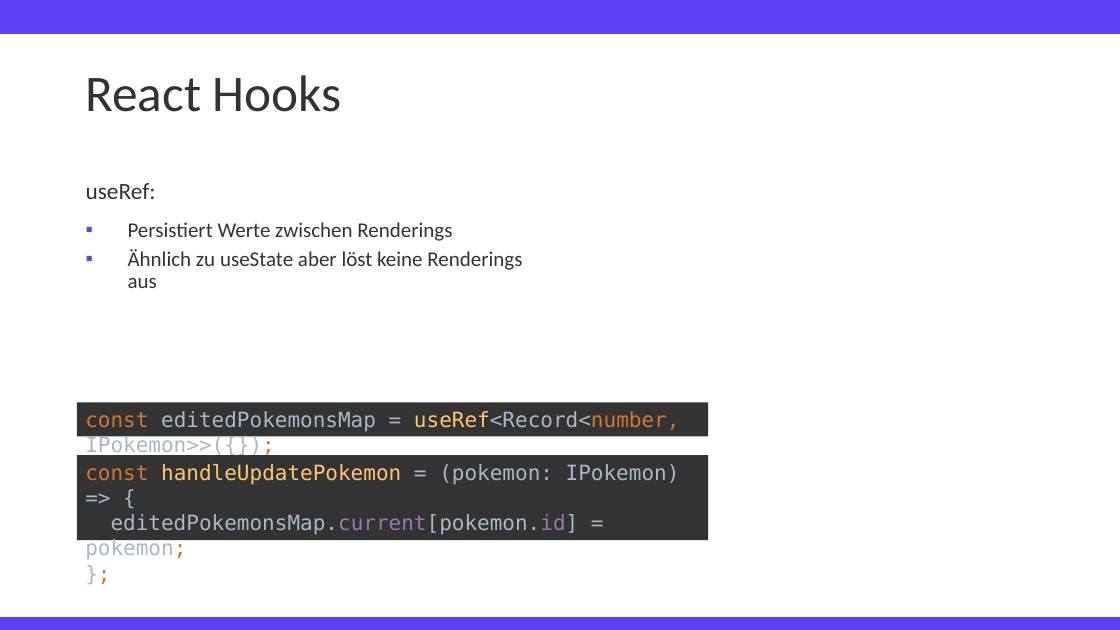
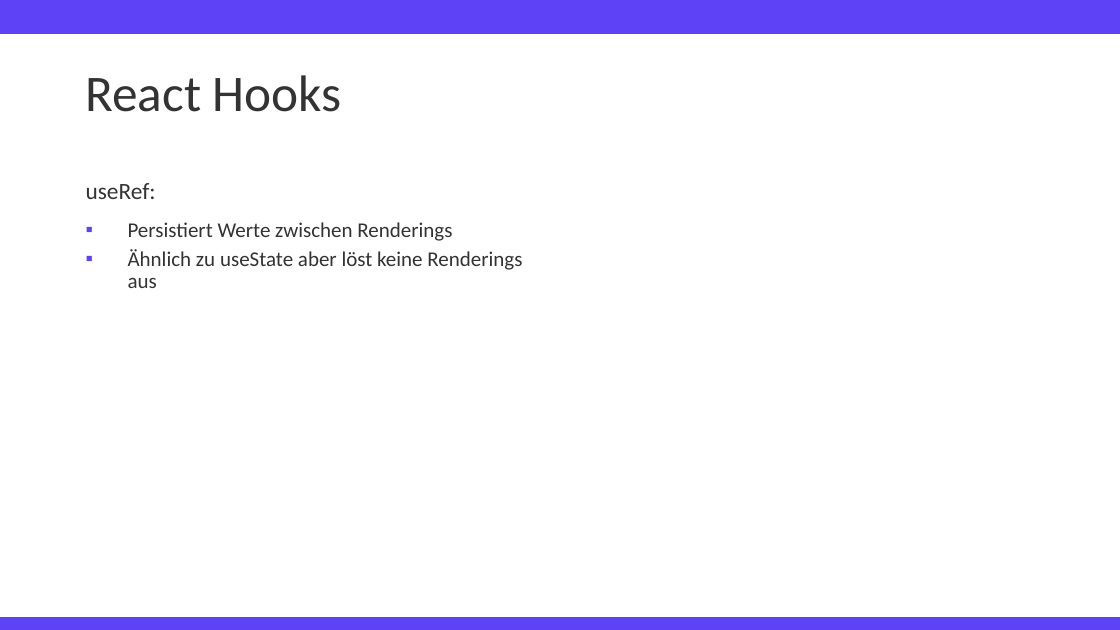
Before and after one commit to TimFehrmannAclue/techlabor_trainings_react_advanced, a slide deck: slide 45 of training_react_advanced.pptx (slide 24 before the commit). Drawn at 1120x630 pixels with LibreOffice and Linux fonts; fonts in the diff are those of the drawing; background and template pictures are left out. Boxes give left, top, right and bottom in pixels: in the first picture for what was removed or moved away, otherwise in the second. Text is boxed around its words. In the diff, an @@ line names an element or a change of style, - is before the commit and + after.

```diff
--- a/training_react_advanced.pptx
+++ b/training_react_advanced.pptx
@@ rectangle removed at (77, 402, 708, 436) @@
-const editedPokemonsMap = useRef<Record<number, IPokemon>>({});
@@ rectangle removed at (77, 455, 708, 540) @@
-const handleUpdatePokemon = (pokemon: IPokemon) => {
-editedPokemonsMap.current[pokemon.id] = pokemon;
-};
```
Also in this commit, not shown: 2 other slides changed, 35 slides added, 4 slides removed.
